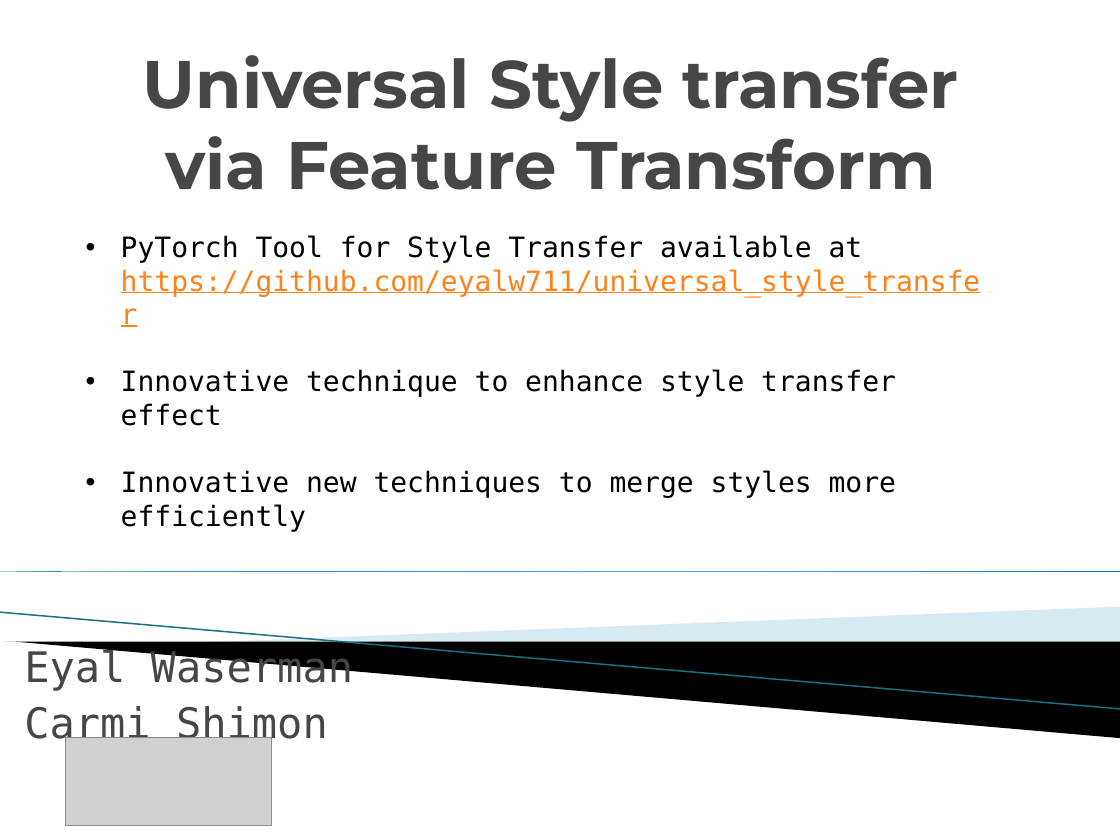
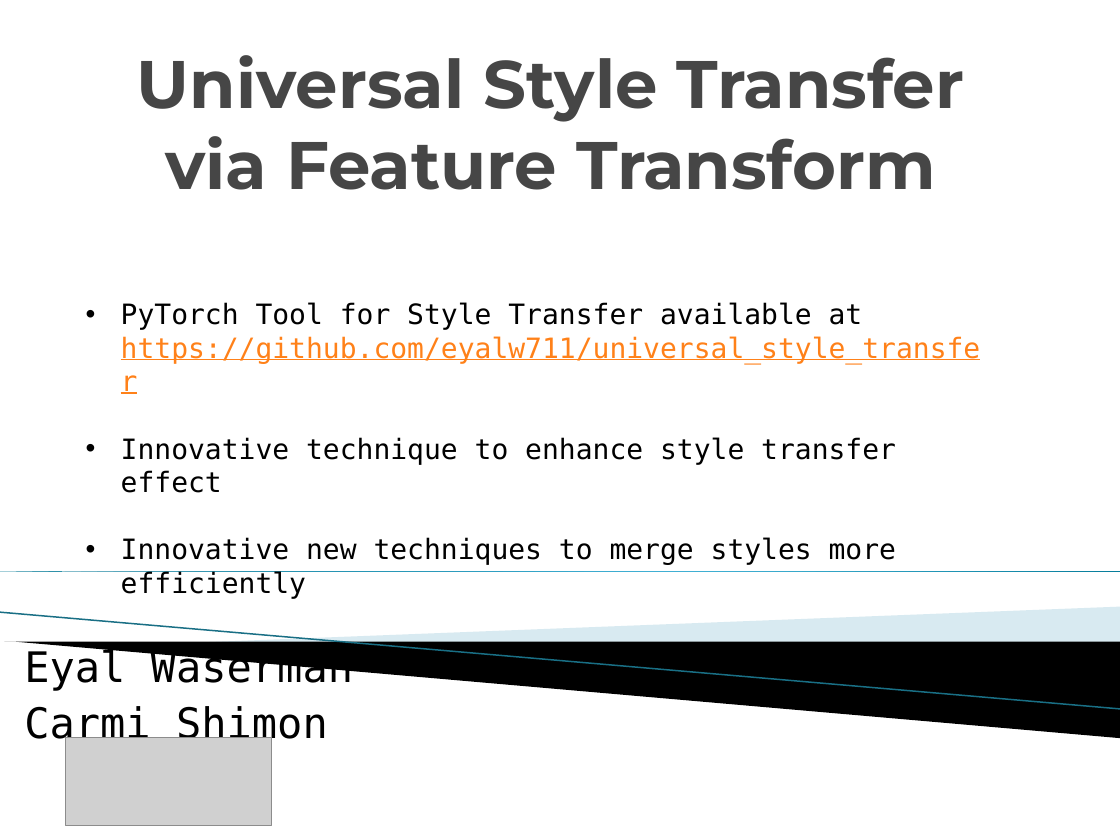
Before and after one commit to eyalw711/universal_style_transfer, a slide deck: slide 2 of ppt/Universal Style transfer via Feature Transform.pptx. Drawn at 1120x840 pixels with LibreOffice and Linux fonts; fonts in the diff are those of the drawing; grey boxes stand for pictures; background and template pictures are left out. Boxes give left, top, right and bottom in pixels: in the first picture for what was removed or moved away, otherwise in the second. Text is boxed around its words. In the diff, an @@ line names an element or a change of style, - is before the commit and + after.

```diff
--- a/ppt/Universal Style transfer via Feature Transform.pptx
+++ b/ppt/Universal Style transfer via Feature Transform.pptx
@@ title at (137, 55, 965, 190): text changed @@
-Universal Style transfer via Feature Transform
+Universal Style Transfer via Feature Transform
@@ text "PyTorch Tool for Style Transfer ...": place and size @@
-text "PyTorch Tool for Style Transfer ..." at (121, 235, 981, 532)
+text "PyTorch Tool for Style Transfer ..." at (121, 302, 981, 599)
@@ subtitle "Eyal Waserman" at (24, 647, 353, 748): text colour #464646 to #000000 @@
```
Also in this commit, not shown: 2 other slides changed, 1 other file.
